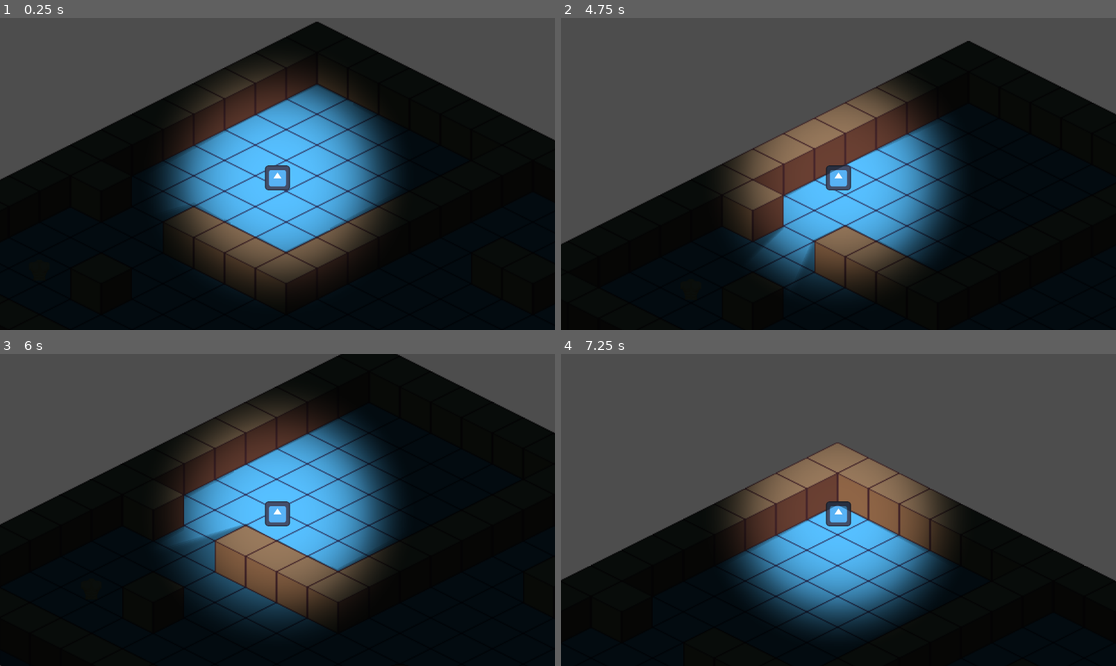
Above: before the commit, frames 1-4 (two rows, left to right).
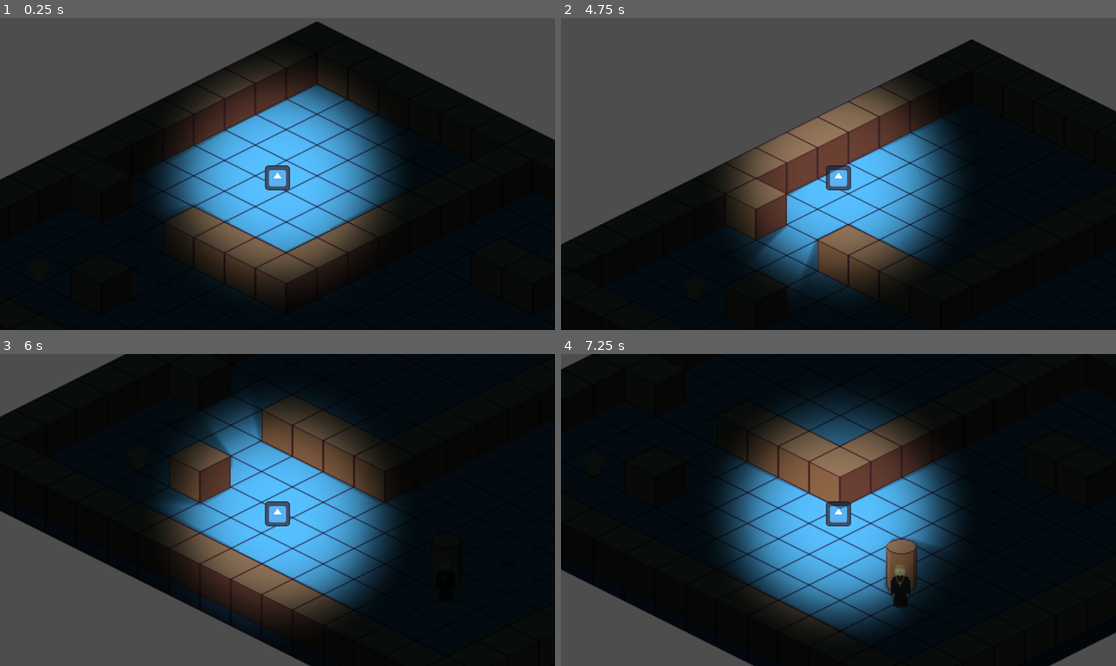
Above: after the commit, the same moments.

Repository: ekaktusz/screamjam2024
Game: Godot game, scene res://Scenes/main.tscn
Same seed, same stepped clock (60 frames per second), same inputs: the game is played once before the commit and once after it. The engine's default icon, where the game draws it, is replaced by a stand-in: a white triangle on a blue panel in a dark square.
Inputs:
- Up to frame 1 (0.25 s): no input
- Up to frame 2 (4.75 s): tap Enter at 0.5, 2.75 s; hold Right (ui_right) 0.53-1.28 s; hold E (interact) 0.53-1.28 s; hold Down (ui_down) 1.28-2.03 s; tap E (interact) at 1.35, 2.85, 4.35 s; tap Space at 2 s; hold Right (ui_right) 2.03-2.78 s; hold E (interact) 2.03-2.78 s; hold Up (ui_up) 2.78-3.53 s; hold E (interact) 3.53-4.28 s; hold Left (ui_left) from 3.53 s (still down)
- Up to frame 3 (6 s): release Left (ui_left) at 5.03 s; hold Down (ui_down) 5.03-5.78 s; hold E (interact) 5.03-5.78 s; hold Right (ui_right) from 5.78 s (still down); tap E (interact) at 5.85 s
- Up to frame 4 (7.25 s): release Right (ui_right) at 6.53 s; hold Up (ui_up) from 6.53 s (still down); hold E (interact) from 6.53 s (still down)

The runs differ from the first frame. In frame 2, 2.7% of the frame differs, in the area x 0-100%, y 6-88%; in frame 3, 45%; in frame 4, 67%, in the area x 0-100%, y 0-100%.

Commit message:
NPC y sort enabled. NPC positioned and scaled.

Diff:
--- a/Scenes/main.tscn
+++ b/Scenes/main.tscn
@@ -14,6 +14,10 @@
 color = Color(0.0403748, 0.075197, 0.0820313, 1)
 
 [node name="NPC" parent="." instance=ExtResource("2_ob26p")]
+z_index = 1
+y_sort_enabled = true
+position = Vector2(186, 247)
+scale = Vector2(0.7, 0.7)
 
 [node name="Player" parent="." groups=["player"] instance=ExtResource("2_ssn54")]
 z_index = 1
